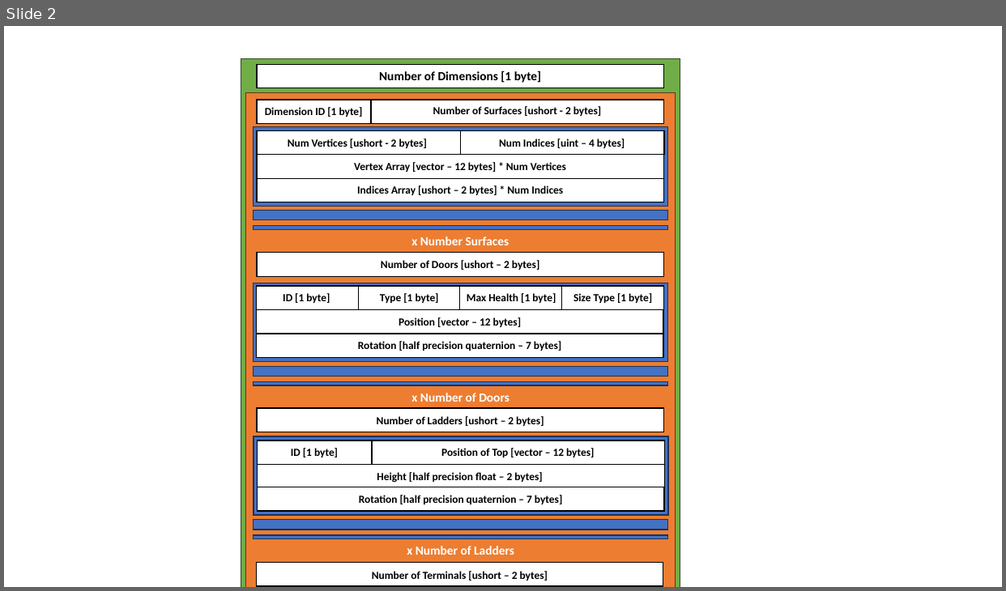
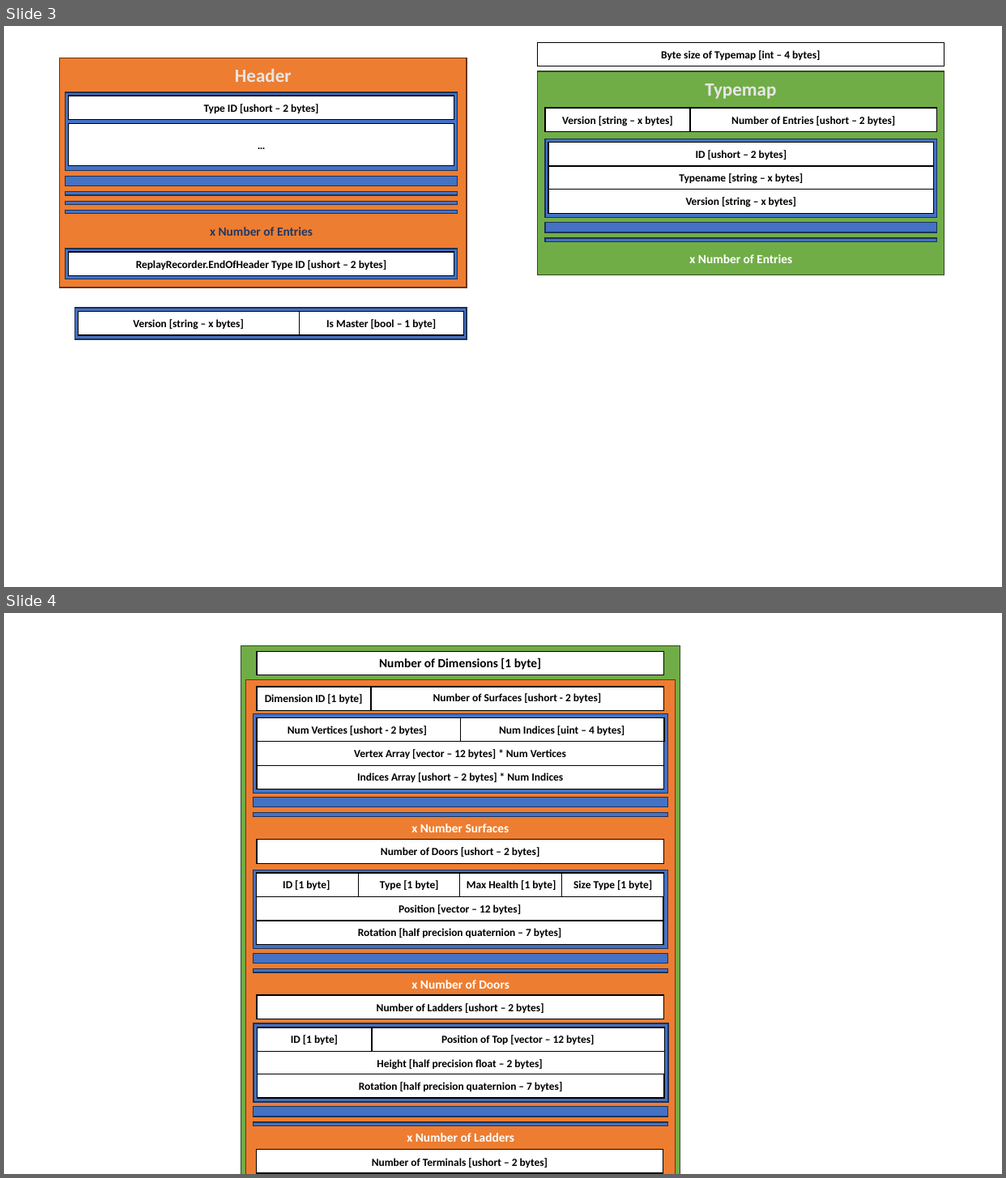
Before and after one commit to randomuserhi/GTFOReplay, a slide deck: Diagrams.pptx. Shown one above the other, each under a label of ours: slide 2 before the commit, slides 3 and 4 after it. The pictures are 1006x591 and 1006x1178 pixels, drawn with LibreOffice and Linux fonts; fonts in the diff are those of the drawing. Boxes give left, top, right and bottom in pixels: in the first picture for what was removed or moved away, otherwise in the second. Text is boxed around its words. In the diff, an @@ line names an element or a change of style, - is before the commit and + after.

```diff
--- a/Diagrams.pptx
+++ b/Diagrams.pptx
@@ slide 3 added at <box>4,26,1002,587</box>, background #FFFFFF @@
@@ rectangle added at <box>537,42,944,66</box>, fill #FFFFFF, outline #000000 1 pt, 10.5 pt, text #000000, bold @@
+Byte size of Typemap [int – 4 bytes]
@@ rectangle added at <box>59,58,467,288</box>, fill #ED7D31, outline #683715 1 pt @@
@@ text added at <box>235,69,292,82</box>, 18 pt, text #E7E6E6, bold @@
+Header
@@ rectangle added at <box>537,71,944,275</box>, fill #70AD47, outline #314C1F 1 pt @@
@@ rectangle added at <box>66,92,457,171</box>, fill #4472C4, outline #1E3256 1 pt @@
@@ rectangle added at <box>68,96,454,120</box>, fill #FFFFFF, outline #000000 1 pt, 10.5 pt, text #000000, bold @@
+Type ID [ushort – 2 bytes]
@@ text added at <box>705,84,776,99</box>, 18 pt, text #E7E6E6, bold @@
+Typemap
@@ rectangle added at <box>545,108,691,131</box>, fill #FFFFFF, outline #000000 1 pt, 10.5 pt, text #000000, bold @@
+Version [string – x bytes]
@@ rectangle added at <box>691,108,938,131</box>, fill #FFFFFF, outline #000000 1 pt, 10.5 pt, text #000000, bold @@
+Number of Entries [ushort – 2 bytes]
@@ rectangle added at <box>68,123,454,166</box>, fill #FFFFFF, outline #000000 1 pt, 10.5 pt, text #000000, bold @@
+…
@@ rectangle added at <box>545,139,937,218</box>, fill #4472C4, outline #1E3256 1 pt @@
@@ rectangle added at <box>548,142,934,166</box>, fill #FFFFFF, outline #000000 1 pt, 10.5 pt, text #000000, bold @@
+ID [ushort – 2 bytes]
@@ rectangle added at <box>548,166,934,190</box>, fill #FFFFFF, outline #000000 1 pt, 10.5 pt, text #000000, bold @@
+Typename [string – x bytes]
@@ rectangle added at <box>66,176,457,186</box>, fill #4472C4, outline #1E3256 1 pt @@
@@ rectangle added at <box>66,191,457,195</box>, fill #4472C4, outline #1E3256 1 pt @@
@@ rectangle added at <box>548,189,934,213</box>, fill #FFFFFF, outline #000000 1 pt, 10.5 pt, text #000000, bold @@
+Version [string – x bytes]
@@ rectangle added at <box>66,201,457,205</box>, fill #4472C4, outline #1E3256 1 pt @@
@@ rectangle added at <box>66,210,457,214</box>, fill #4472C4, outline #1E3256 1 pt @@
@@ text added at <box>210,227,313,236</box>, 12 pt, text #203864, bold @@
+x Number of Entries
@@ rectangle added at <box>545,223,937,233</box>, fill #4472C4, outline #1E3256 1 pt @@
@@ rectangle added at <box>545,238,937,241</box>, fill #4472C4, outline #1E3256 1 pt @@
@@ rectangle added at <box>66,249,457,280</box>, fill #4472C4, outline #1E3256 1 pt @@
@@ rectangle added at <box>68,252,454,276</box>, fill #FFFFFF, outline #000000 1 pt, 10.5 pt, text #000000, bold @@
+ReplayRecorder.EndOfHeader Type ID [ushort – 2 bytes]
@@ text added at <box>689,254,792,263</box>, 12 pt, text #FFFFFF, bold @@
+x Number of Entries
@@ rectangle added at <box>75,308,467,339</box>, fill #4472C4, outline #1E3256 1 pt @@
@@ rectangle added at <box>78,312,299,336</box>, fill #FFFFFF, outline #000000 1 pt, 10.5 pt, text #000000, bold @@
+Version [string – x bytes]
@@ rectangle added at <box>299,312,463,336</box>, fill #FFFFFF, outline #000000 1 pt, 10.5 pt, text #000000, bold @@
+Is Master [bool – 1 byte]
@@ what was slide 2 is now slide 4 @@
```
Also in this commit, not shown: 1 slide changed, 2 other slides added, 1 slide removed, 2 other files.
